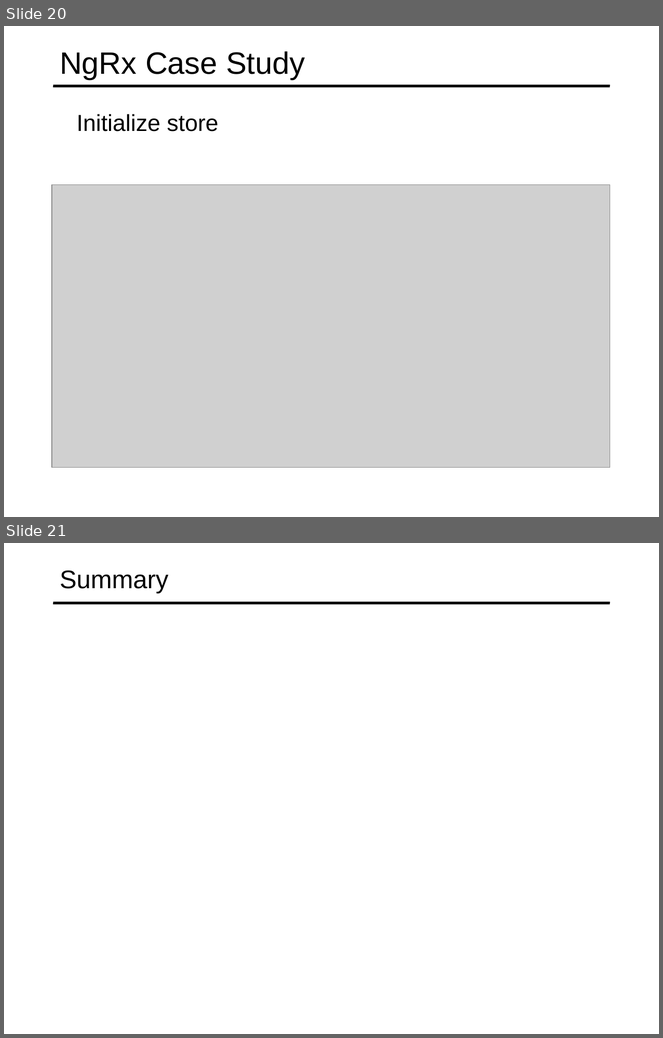
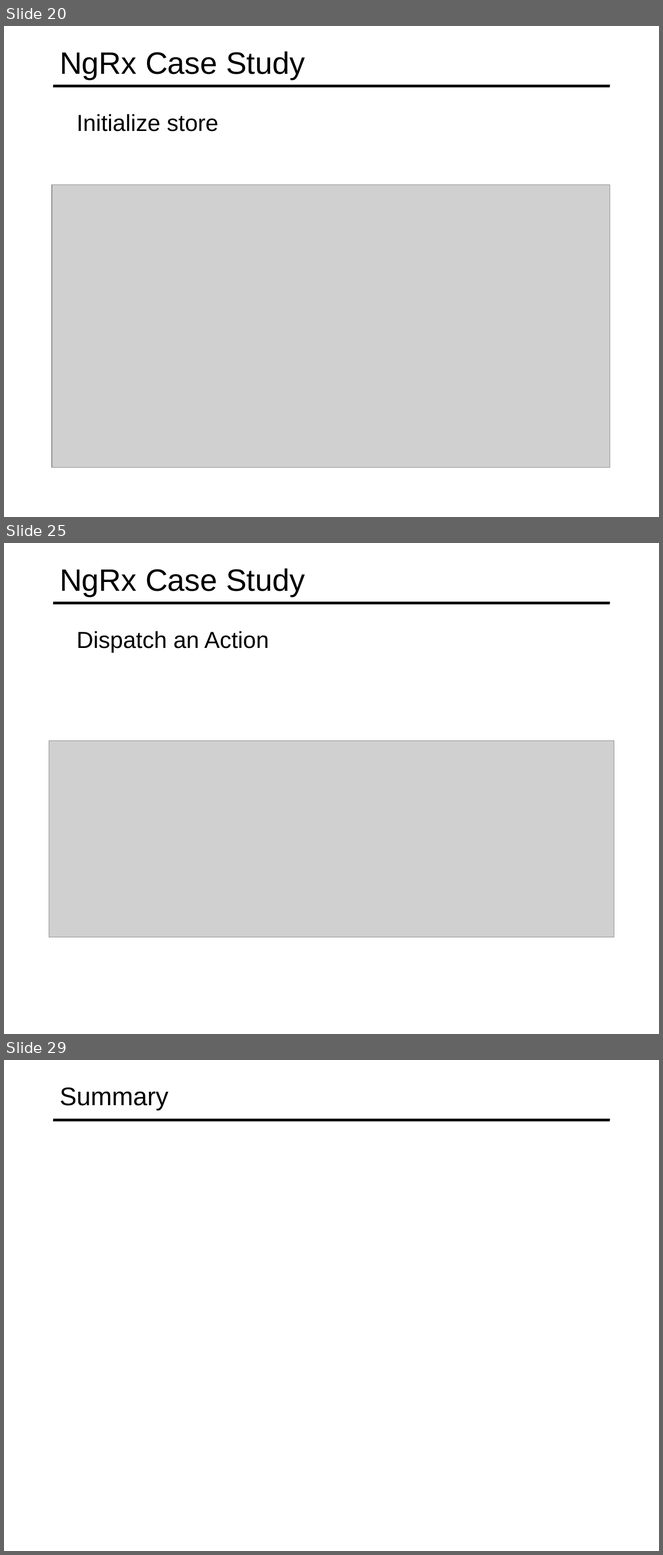
Before and after one commit to specter01wj/Jago_Link_Training, a slide deck: Angular/Interview Lectures/NGRX/Angular_NGRX.ppt. Shown one above the other, each under a label of ours: slides 20 and 21 before the commit, slides 20, 25 and 29 after it; the slides between them are not shown. The pictures are 663x1038 and 663x1555 pixels, drawn with LibreOffice and Linux fonts; fonts in the diff are those of the drawing; grey boxes stand for pictures. Boxes give left, top, right and bottom in pixels: in the first picture for what was removed or moved away, otherwise in the second. Text is boxed around its words. In the diff, an @@ line names an element or a change of style, - is before the commit and + after.

```diff
--- a/Angular/Interview Lectures/NGRX/Angular_NGRX.ppt
+++ b/Angular/Interview Lectures/NGRX/Angular_NGRX.ppt
@@ slide 25 added at (4,543,659,1034), background #FFFFFF; not listed: 1 template element that a slide beside it also shows @@
@@ title added at (60,568,305,596), 34 pt, text #000000 @@
+NgRx Case Study
@@ text added at (77,631,269,653), 25.5 pt, text #000000 @@
+  Dispatch an Action
@@ picture added at (49,741,614,938) @@
@@ what was slide 21 is now slide 29 @@
```
Also in this commit, not shown: 7 other slides added, 6 other files.
